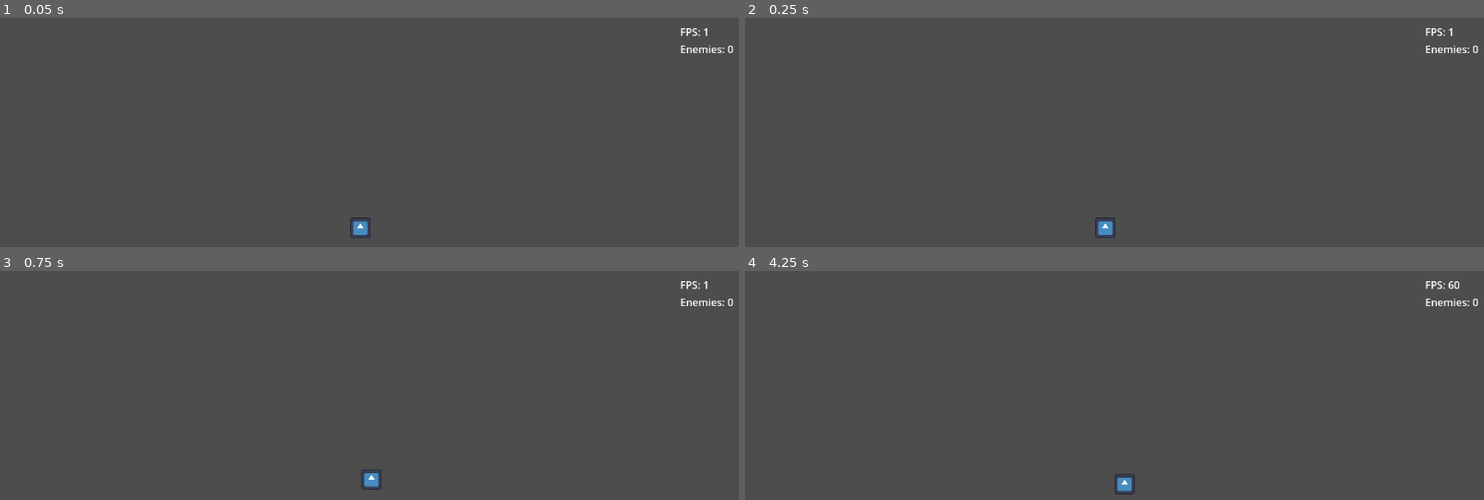
Above: before the commit, frames 1-4 (two rows, left to right).
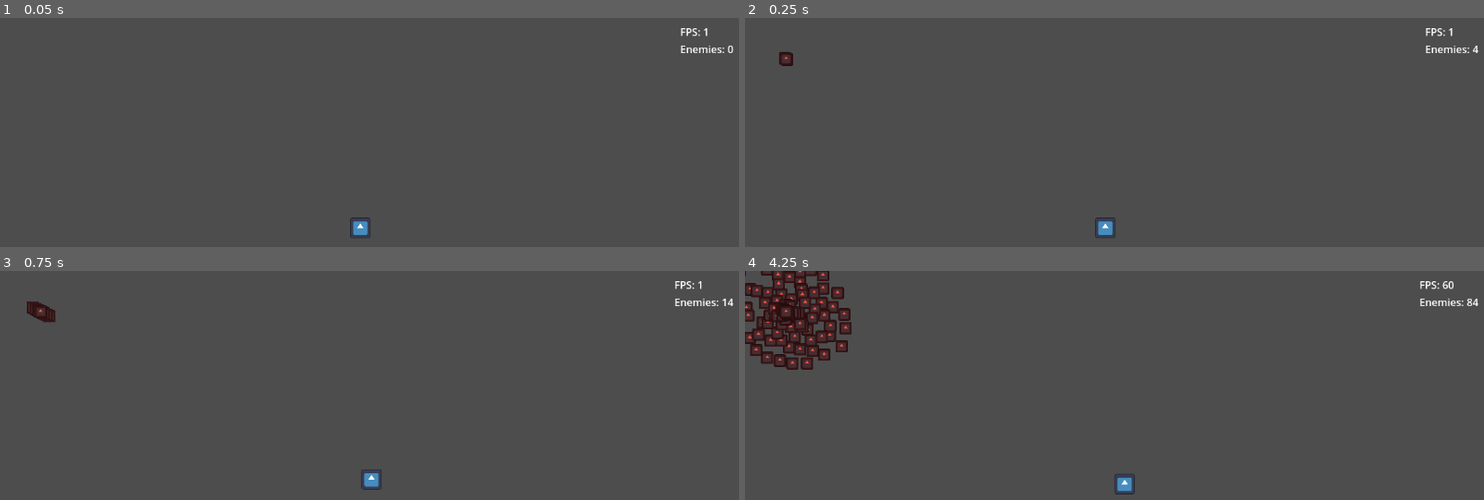
Above: after the commit, the same moments.

Repository: Griiimon/Manymies
Game: Godot game, scene res://main.tscn
The game is run twice, just before and just after one commit, with the same random seed, the same clock (stepped at 60 frames per second) and the same inputs. The engine's default icon, where the game draws it, is replaced by a stand-in: a white triangle on a blue panel in a dark square.
Inputs (mouse positions are in pixels of both pictures, inside the frame that each line leads up to):
- Up to frame 1 (0.05 s): no input
- Up to frame 2 (0.25 s): no input
- Up to frame 3 (0.75 s): tap Enter at 0.5 s; move the mouse to (532, 456) at 0.52 s; click (532, 456) at 0.67 s
- Up to frame 4 (4.25 s): move the mouse to (966, 499) at 1.27 s; click (966, 499) at 1.42 s; move the mouse to (1188, 387) at 2.02 s; click (1188, 387) at 2.17 s; move the mouse to (outside the picture) at 2.77 s; click (outside the picture) at 2.92 s; move the mouse to (outside the picture) at 3.52 s; click (outside the picture) at 3.67 s

Frame 1 is identical in both runs. In frame 2, 0.1% of the frame differs, in the area x 4-100%, y 12-21%; in frame 3, 0.5%; in frame 4, 4.6%, in the area x 0-100%, y 0-44%.
Error before the commit: Parse Error: Function "get_rid()" not found in base self. (res://solutions/simple)

Commit message:
make works with inherting Node2D

Diff:
--- a/solutions/simple area enemy/simple_area_separation_enemy.gd
+++ b/solutions/simple area enemy/simple_area_separation_enemy.gd
@@ -37,7 +37,7 @@
 		query.collide_with_areas= true
 		query.collision_mask= 2
 		query.shape= circle_shape
-		query.exclude= [get_rid()]
+		query.exclude= [(get_node(".") as Area2D).get_rid()]
 		query.transform= Transform2D.IDENTITY
 
 	else:
